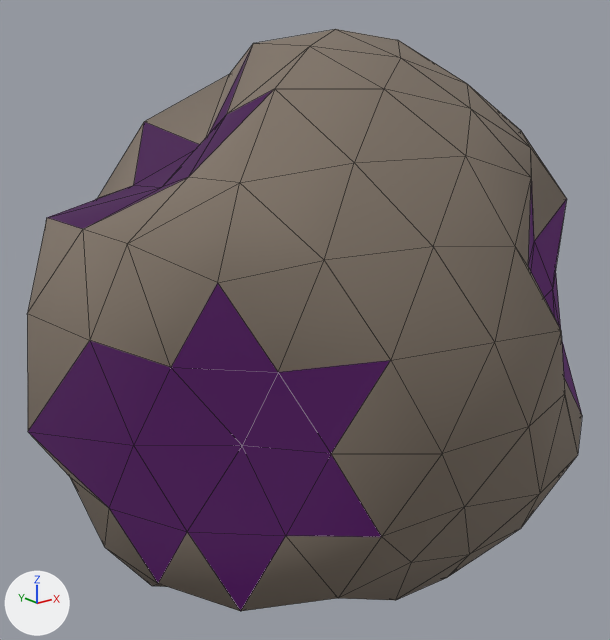
An edit to the glTF model assets/asteroids/asteroid_sml_02.glb, drawn before and after from the same camera.
Both versions are drawn from a 50 mm camera at (-2.07, -2.41, 1.11) aimed at (-0.1, 0.05, 0.13). Every picture has the same lights, and +X, +Y and +Z are marked at lower left. The older version comes first. Mesh edges are drawn as thin lines.

Objects in the first picture: 'asteroid_sml_02'.
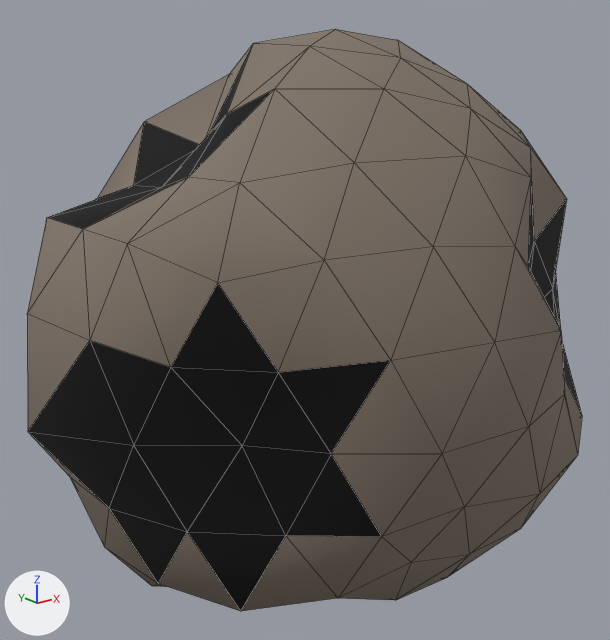
Boxes (x1, y1, x2, y2) around the edits, measured in the pictures (610 x 640 px):
```json
{"object": "asteroid_sml_02", "change": "recoloured, surface changed", "before": [28, 57, 582, 611], "after": [28, 57, 582, 611], "on screen": "darker"}
```

The change, as JSON lines over the scene's bpy script:
```json
{"op": "remove", "block": "mat_crater_asteroid_sml_02", "code": "mat_crater_asteroid_sml_02.emission_color = (0.042, 0.0, 0.063)  # dark purple #3a0047"}
{"op": "remove", "block": "mat_crater_asteroid_sml_02", "code": "mat_crater_asteroid_sml_02.emission_strength = 1.0"}
```
